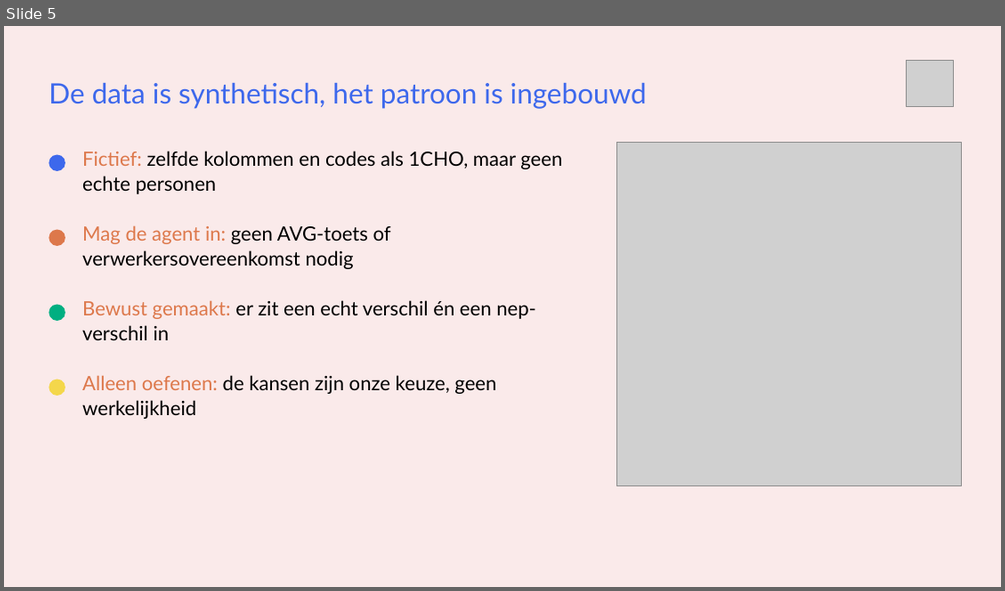
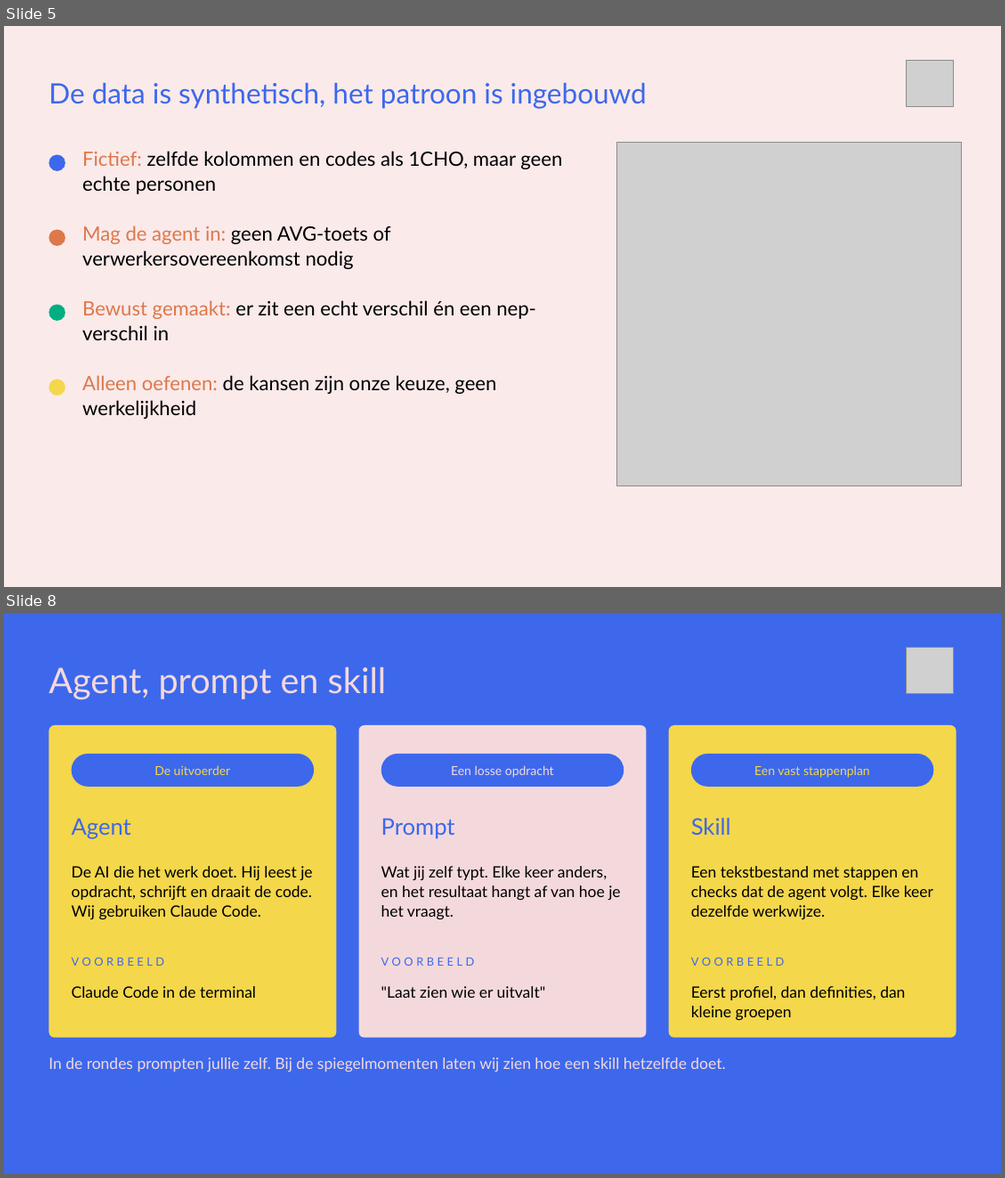
Before and after one commit to cedanl/clidev-presentaties, a slide deck: workshop-rad/exports/261005_workshop_rad_uitvoering.pptx. Shown one above the other, each under a label of ours: slide 5 before the commit, slides 5 and 8 after it; the slides between them are not shown. The pictures are 1005x591 and 1005x1178 pixels, drawn with LibreOffice and Linux fonts; fonts in the diff are those of the drawing; grey boxes stand for pictures. Boxes give left, top, right and bottom in pixels: in the first picture for what was removed or moved away, otherwise in the second. Text is boxed around its words. In the diff, an @@ line names an element or a change of style, - is before the commit and + after.

```diff
--- a/workshop-rad/exports/261005_workshop_rad_uitvoering.pptx
+++ b/workshop-rad/exports/261005_workshop_rad_uitvoering.pptx
@@ slide 8 added at <box>4,613,1001,1174</box>, background #3D68EC @@
@@ picture added at <box>906,648,954,695</box> @@
@@ text added at <box>48,667,387,699</box>, 34 pt, text #F4D9DC @@
+Agent, prompt en skill
@@ rounded rectangle added at <box>48,725,336,1037</box>, fill #F4D74B @@
@@ rounded rectangle added at <box>358,725,646,1037</box>, fill #F4D9DC @@
@@ rounded rectangle added at <box>669,725,956,1037</box>, fill #F4D74B @@
@@ rounded rectangle added at <box>72,754,314,787</box>, fill #3D68EC @@
@@ text added at <box>154,765,231,775</box>, 12 pt, text #F4D74B @@
+De uitvoerder
@@ rounded rectangle added at <box>380,754,623,787</box>, fill #3D68EC @@
@@ text added at <box>451,765,554,778</box>, 12 pt, text #F4D9DC @@
+Een losse opdracht
@@ rounded rectangle added at <box>691,754,933,787</box>, fill #3D68EC @@
@@ text added at <box>754,765,870,778</box>, 12 pt, text #F4D74B @@
+Een vast stappenplan
@@ text added at <box>72,818,131,839</box>, 22 pt, text #3D68EC @@
+Agent
@@ text added at <box>381,818,455,839</box>, 22 pt, text #3D68EC @@
+Prompt
@@ text added at <box>691,818,731,835</box>, 22 pt, text #3D68EC @@
+Skill
@@ text added at <box>72,866,312,919</box>, 15 pt, text #000000 @@
+De AI die het werk doet. Hij leest je opdracht, schrijft en draait de code. Wij gebruiken Claude Code.
@@ text added at <box>381,866,620,919</box>, 15 pt, text #000000 @@
+Wat jij zelf typt. Elke keer anders, en het resultaat hangt af van hoe je het vraagt.
@@ text added at <box>691,866,933,919</box>, 15 pt, text #000000 @@
+Een tekstbestand met stappen en checks dat de agent volgt. Elke keer dezelfde werkwijze.
@@ text added at <box>72,957,165,965</box>, 11 pt, text #3D68EC @@
+VOORBEELD
@@ text added at <box>381,957,475,965</box>, 11 pt, text #3D68EC @@
+VOORBEELD
@@ text added at <box>691,957,785,965</box>, 11 pt, text #3D68EC @@
+VOORBEELD
@@ text added at <box>72,986,256,997</box>, 15 pt, text #000000 @@
+Claude Code in de terminal
@@ text added at <box>381,986,546,997</box>, 15 pt, text #000000 @@
+"Laat zien wie er uitvalt"
@@ text added at <box>691,986,905,1020</box>, 15 pt, text #000000 @@
+Eerst profiel, dan definities, dan kleine groepen
@@ text added at <box>48,1057,725,1071</box>, 15 pt, text #F4D9DC @@
+In de rondes prompten jullie zelf. Bij de spiegelmomenten laten wij zien hoe een skill hetzelfde doet.
```
Also in this commit, not shown: 5 slides changed, 1 slide removed, 4 other files.
